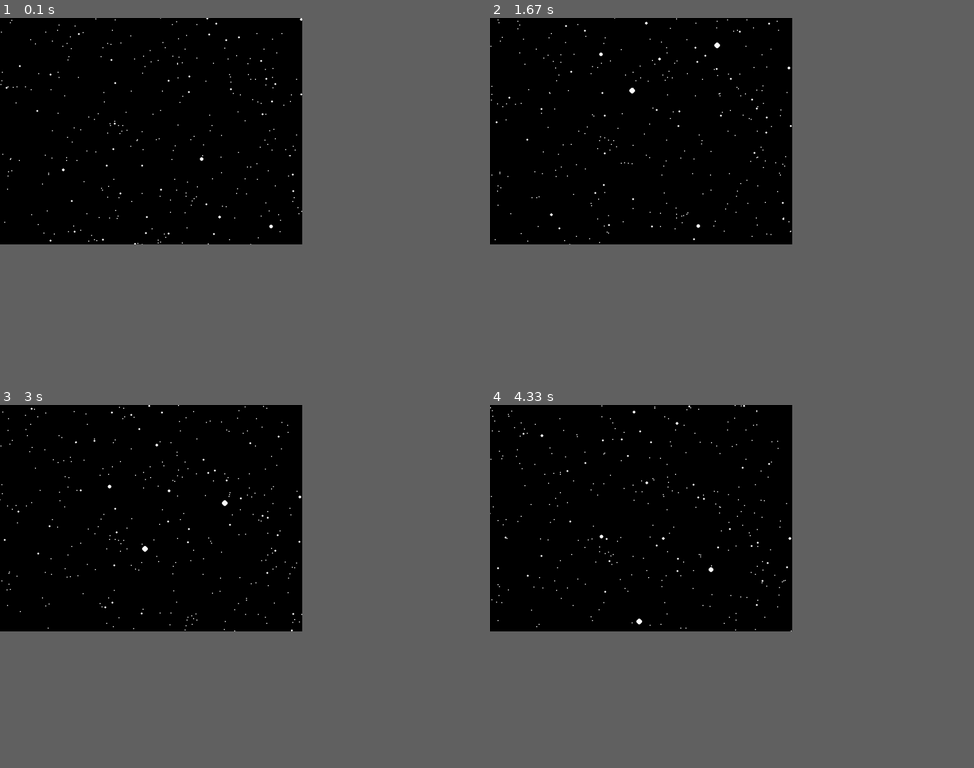
Above: before the commit, frames 1-4 (two rows, left to right).
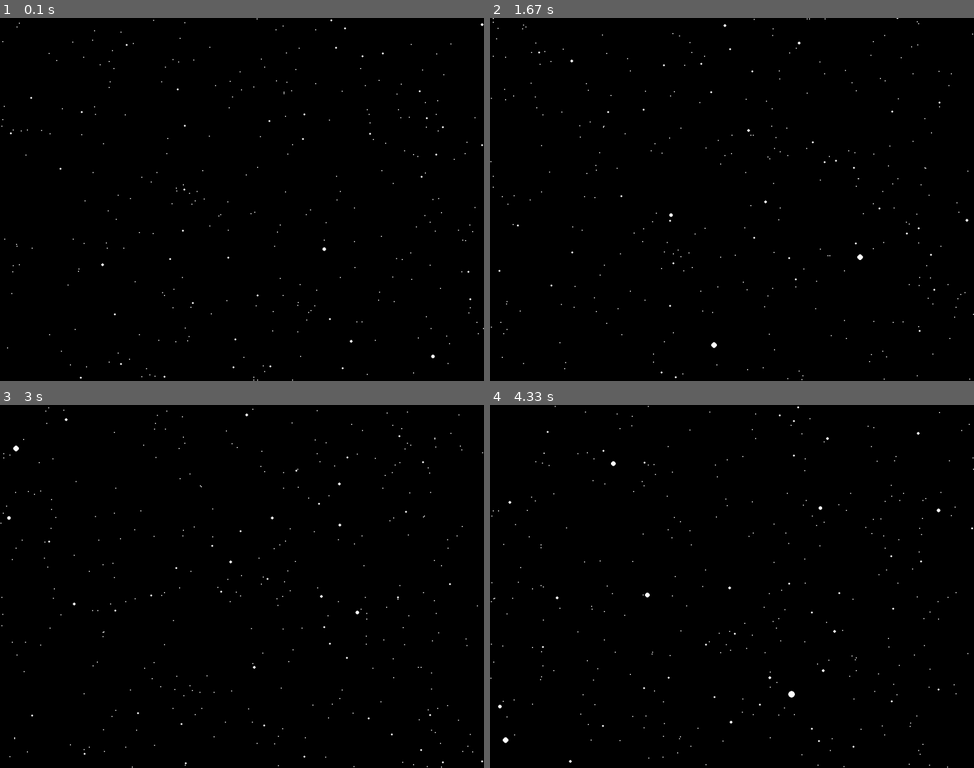
Above: after the commit, the same moments.

Repository: akelson/snow
Game: pygame game, started from snow_pygame.py
Two runs of this game, one before a commit and one after it. Both use one fixed random seed, a clock stepped at 60 frames per second and the inputs below.
Inputs:
- Up to frame 1 (0.1 s): no input
- Up to frame 2 (1.67 s): no input
- Up to frame 3 (3 s): no input
- Up to frame 4 (4.33 s): no input
In our replay, the window is 562x421 before the commit and 900x675 after it. These sizes can differ from the game's own. Grey fills any space a smaller window leaves; there, only what the larger window draws over its background counts as a difference.

The runs differ from the first frame. In frame 1, 0.7% of the frame differs, in the area x 0-100%, y 0-100%; in frame 2, 0.8%; in frame 3, 0.8%; in frame 4, 0.9%.

Commit message:
added ascii version.

Diff:
--- a/snow.py
+++ b/snow.py
@@ -2,10 +2,11 @@
 
 class PinholeCamera(object):
     def __init__(self, f, sensor_size):
-        sensor_size = np.array(sensor_size)
+        print(sensor_size)
+        self.sensor_size = np.array(sensor_size)
 
         # Assume 35mm focal plane
-        px_pitch = 35e-3 / sensor_size[0]
+        px_pitch = 35e-3 / self.sensor_size[0]
 
         # Focal length in px
         f_px = f / px_pitch
@@ -16,17 +17,21 @@
         self.K[2, 2] = 1
 
         # Principle point at center of focal plane
-        principle_pt = np.array(sensor_size / 2)
+        principle_pt = np.array(self.sensor_size / 2)
 
         self.K[0, 2] = principle_pt[0]
         self.K[1, 2] = principle_pt[1]
 
     def project(self, x):
-        z = x[2, :]
-        x = np.matmul(self.K, x)
-        x = x / x[2, :]
-        x[2, :] = z
-        return x
+        uv = np.matmul(self.K, x)
+        uv /= uv[2, :]
+        uv[2, :] = x[2, :]
+        in_sensor = ((uv[0,:] >= 0) &
+                     (uv[0,:] < self.sensor_size[0]) &
+                     (uv[1,:] >= 0) &
+                     (uv[1,:] < self.sensor_size[1]))
+        uv = uv[:, in_sensor]
+        return uv
 
 def resetSnowflakes(a):
     if a[1] < -5:
@@ -43,8 +48,8 @@
         self.pos += np.array([[0], [0], [-12]])
 
         self.pos = np.vstack((self.pos, np.ones((1, num_snowflakes))))
-        self.gravity = 5e-3
-        self.turbulance = 2e-3
+        self.gravity = 25e-3
+        self.turbulance = 5e-3
 
     def step(self):
         delta_pos_gravity = self.gravity * np.array([[0], [-1], [0], [0]])
--- /dev/null
+++ b/snow_ascii.py
@@ -0,0 +1,36 @@
+import sys
+import curses
+import time
+from snow import Snow, PinholeCamera
+
+if __name__ == "__main__":
+    try:
+        stdscr = curses.initscr()
+        curses.noecho()
+        curses.cbreak()
+        curses.curs_set(0) # Hide the cursor
+
+        screen_size = [curses.COLS, curses.LINES]
+        num_snowflakes = curses.COLS * 2
+
+        camera = PinholeCamera(50e-3, screen_size)
+        snowflakes = Snow(num_snowflakes, camera)
+
+        while True:
+            snowflakes.step()
+
+            x_all = snowflakes.project()
+
+            stdscr.clear()
+            for x in x_all.T:
+                size = -15 / x[2]
+                ch = '*' if size > 1 else '.'
+                row = int(x[1])
+                col = int(x[0])
+                stdscr.insch(row, col, ch)
+            stdscr.refresh()
+            time.sleep(1/30)
+    except:
+        curses.nocbreak()
+        curses.echo()
+        curses.endwin()
--- a/pygame_snow.py
+++ b/snow_pygame.py
@@ -3,11 +3,13 @@
 from snow import Snow, PinholeCamera
 
 if __name__ == "__main__":
-    screen_size = (640, 480)
-    screen = pygame.display.set_mode((640, 480))
+    screen_size = [1024, 768]
+    screen = pygame.display.set_mode(screen_size)
 
     camera = PinholeCamera(50e-3, screen_size)
     snowflakes = Snow(1500, camera)
+
+    clock = pygame.time.Clock()
 
     while True:
         for event in pygame.event.get():
@@ -25,3 +27,6 @@
             pygame.draw.circle(screen, (255, 255, 255), (x[0], x[1]), size)
 
         pygame.display.update()
+
+        # Run a fixed frame rate
+        clock.tick(30)
